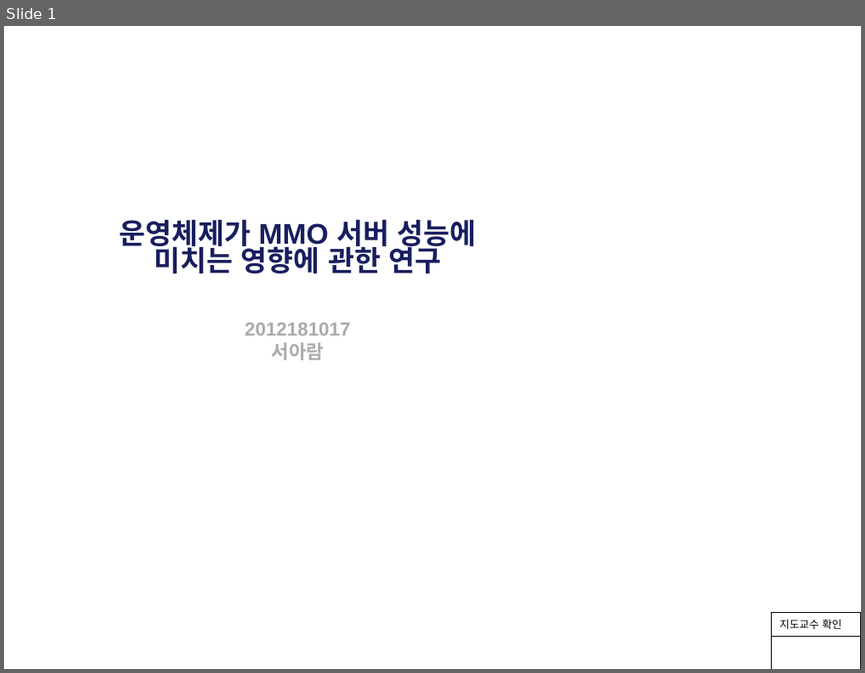
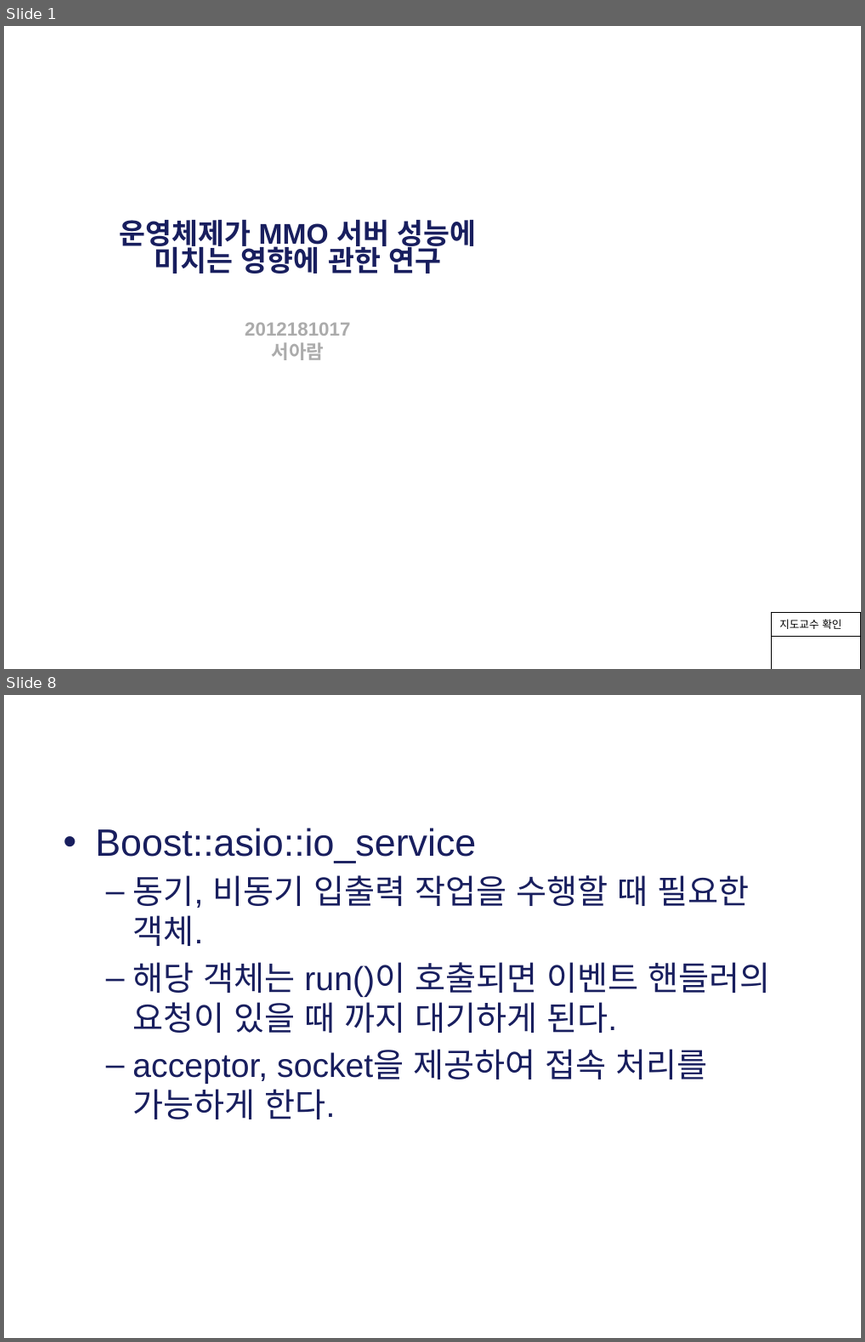
Before and after one commit to SeoAram/ServerOS, a slide deck: docs/운영체제가 MMO서버 성능에 미치는 영향에 관한연구_서아람_중간발표.pptx. Shown one above the other, each under a label of ours: slide 1 before the commit, slides 1 and 8 after it; the slides between them are not shown. The pictures are 865x673 and 865x1342 pixels, drawn with LibreOffice and Linux fonts; fonts in the diff are those of the drawing; background and template pictures are left out. Boxes give left, top, right and bottom in pixels: in the first picture for what was removed or moved away, otherwise in the second. Text is boxed around its words. In the diff, an @@ line names an element or a change of style, - is before the commit and + after.

```diff
--- a/docs/운영체제가 MMO서버 성능에 미치는 영향에 관한연구_서아람_중간발표.pptx
+++ b/docs/운영체제가 MMO서버 성능에 미치는 영향에 관한연구_서아람_중간발표.pptx
@@ slide 8 added at (x1=4, y1=695, x2=861, y2=1338), background #FFFFFF @@
@@ text added at (x1=95, y1=828, x2=770, y2=1119), 28 pt, text #181E5E @@
+• Boost::asio::io_service
+  – 동기, 비동기 입출력 작업을 수행할 때 필요한 객체.
+  – 해당 객체는 run()이 호출되면 이벤트 핸들러의 요청이 있을 때 까지 대기하게 된다.
+  – acceptor, socket을 제공하여 접속 처리를 가능하게 한다.
@@ title added at (x1=516, y1=875, x2=608, y2=906), 32 pt, text #FFFFFF, bold @@
+3. 연구진행
```
Also in this commit, not shown: 8 slides changed, 4 other slides added, 4 slides removed.
